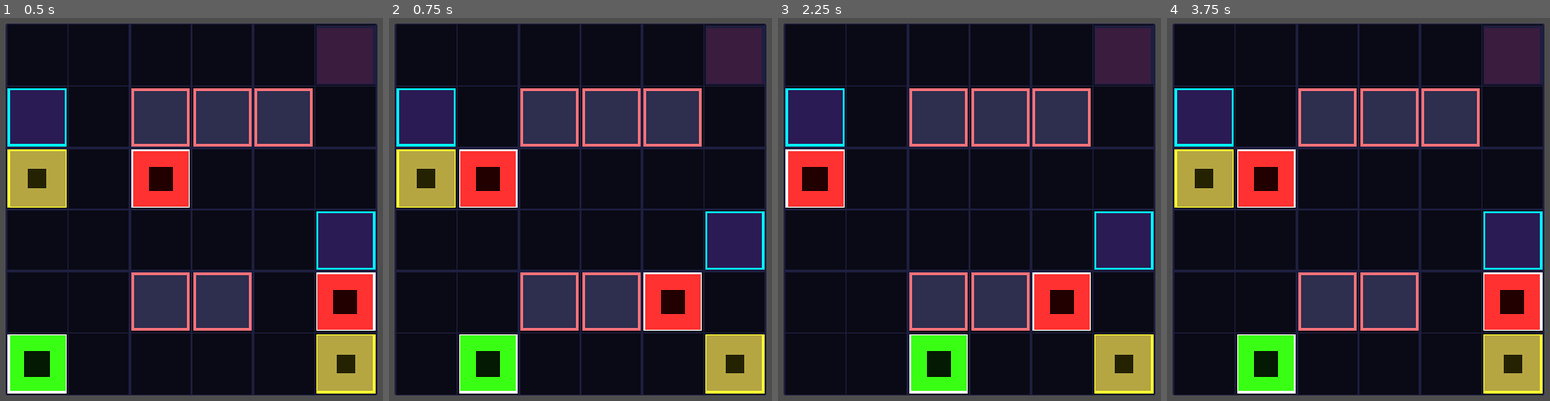
Above: before the commit, frames 1-4 (left to right).
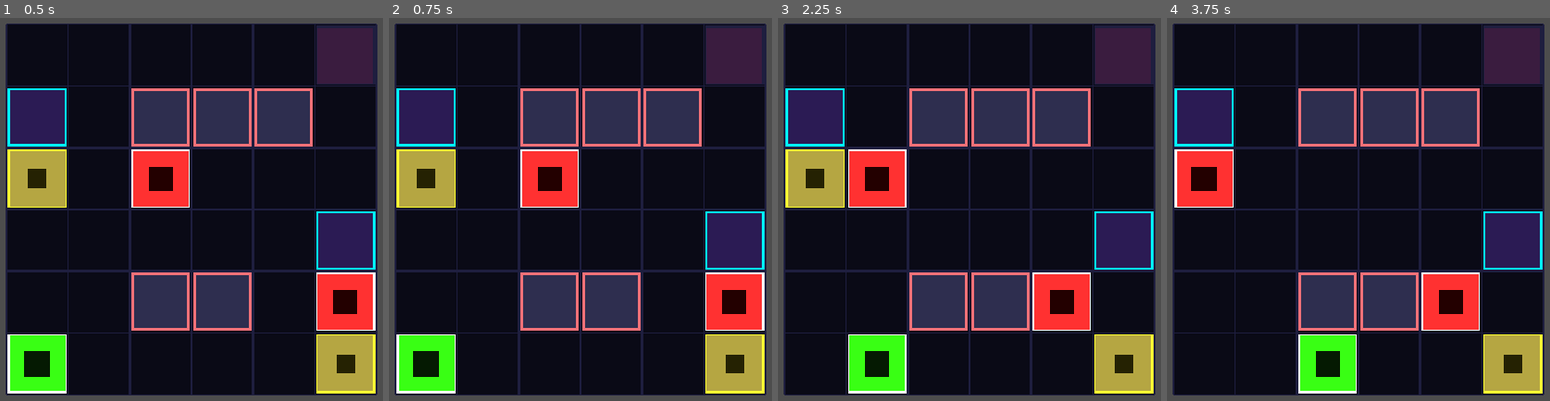
Above: after the commit, the same moments.

Repository: Kartikesh07/grid-walker
Game: Godot game, scene res://main.tscn
The game is run twice, just before and just after one commit, with the same random seed, the same clock (stepped at 60 frames per second) and the same inputs.
Inputs (mouse positions are in pixels of both pictures, inside the frame that each line leads up to):
- Up to frame 1 (0.5 s): no input
- Up to frame 2 (0.75 s): tap Enter at 0.5 s; move the mouse to (672, 171) at 0.52 s; hold Right (ui_right) from 0.53 s (still down); tap Z at 0.6 s; click (672, 171) at 0.67 s
- Up to frame 3 (2.25 s): tap Y at 0.8 s; release Right (ui_right) at 1.25 s; tap Space at 1.25 s; drag from (885, 247) to (950, 358) at 1.27 s; tap Enter at 2 s; move the mouse to (1011, 44) at 2.02 s; hold Right (ui_right) from 2.03 s (still down); tap Z at 2.1 s
- Up to frame 4 (3.75 s): tap Y at 2.3 s; release Right (ui_right) at 2.75 s; tap Space at 2.75 s; drag from (1339, 358) to (1232, 98) at 2.77 s; tap Enter at 3.5 s; move the mouse to (1484, 320) at 3.52 s; hold Left (ui_left) from 3.53 s (still down); tap Z at 3.6 s

Frame 1 is identical in both runs. In frame 2, 13% of the frame differs, in the area x 1-99%, y 34-99%; in frame 3, 8.5%; in frame 4, 13%.

Commit message:
feat: implement HistoryManager for turn-based Undo and Redo operations

Diff:
--- /dev/null
+++ b/src/core/history_manager.gd
@@ -0,0 +1,38 @@
+class_name HistoryManager
+extends RefCounted
+
+var undo_stack: Array = []
+var redo_stack: Array = []
+
+func push_state(state: Dictionary) -> void:
+	# Deep duplicate the state to prevent reference mutations
+	undo_stack.append(state.duplicate(true))
+	redo_stack.clear()
+
+func undo(current_state: Dictionary) -> Dictionary:
+	if not can_undo():
+		return {}
+
+	# Push current state to redo stack
+	redo_stack.append(current_state.duplicate(true))
+	# Pop and return previous state
+	return undo_stack.pop_back()
+
+func redo(current_state: Dictionary) -> Dictionary:
+	if not can_redo():
+		return {}
+
+	# Push current state to undo stack
+	undo_stack.append(current_state.duplicate(true))
+	# Pop and return next state
+	return redo_stack.pop_back()
+
+func clear() -> void:
+	undo_stack.clear()
+	redo_stack.clear()
+
+func can_undo() -> bool:
+	return not undo_stack.is_empty()
+
+func can_redo() -> bool:
+	return not redo_stack.is_empty()
--- a/src/game_manager.gd
+++ b/src/game_manager.gd
@@ -7,10 +7,12 @@
 
 var model: GridModel = null
 var current_level_data: LevelData = null
+var history: HistoryManager = null
 
 func _ready() -> void:
-	# Instantiate GridModel
+	# Instantiate GridModel and HistoryManager
 	model = GridModelClass.new()
+	history = HistoryManager.new()
 
 	# Load level config
 	current_level_data = load("res://level_1.tres") as LevelData
@@ -21,12 +23,45 @@
 	# Initialize visual view
 	level_view.setup(model)
 
-	# Connect view input signal
+	# Connect view input signals
 	level_view.move_requested.connect(_on_move_requested)
+	level_view.undo_requested.connect(_on_undo_requested)
+	level_view.redo_requested.connect(_on_redo_requested)
 
 func _on_move_requested(direction: Vector2i) -> void:
+	# Capture the pre-move state and save it to the history stack
+	var state_before_move = model.serialize_state()
+
 	var report = model.move(direction)
 	if report["success"]:
+		# Push state to history only if the move was successful
+		history.push_state(state_before_move)
 		print("Player moved to: ", model.admin_pos)
 		# Update visuals instantly
 		level_view.snap_to_state(model)
+
+func _on_undo_requested() -> void:
+	if history.can_undo():
+		# Capture current state to push to the redo stack, and retrieve previous state
+		var current_state = model.serialize_state()
+		var previous_state = history.undo(current_state)
+
+		# Apply previous state
+		model.deserialize_state(previous_state)
+		level_view.snap_to_state(model)
+		print("Undo executed. Player back at: ", model.admin_pos)
+	else:
+		print("Undo stack empty.")
+
+func _on_redo_requested() -> void:
+	if history.can_redo():
+		# Capture current state to push to the undo stack, and retrieve next state
+		var current_state = model.serialize_state()
+		var next_state = history.redo(current_state)
+
+		# Apply next state
+		model.deserialize_state(next_state)
+		level_view.snap_to_state(model)
+		print("Redo executed. Player forward at: ", model.admin_pos)
+	else:
+		print("Redo stack empty.")
--- a/src/scenes/level_view.gd
+++ b/src/scenes/level_view.gd
@@ -1,7 +1,9 @@
 extends Node2D
 
-# Signal for player movement request
+# Signals for player actions
 signal move_requested(direction: Vector2i)
+signal undo_requested()
+signal redo_requested()
 
 const TILE_SIZE: float = 80.0
 
@@ -188,8 +190,15 @@
 		draw_line(start, end, COLOR_GRID_LINE, 2.0)
 
 func _unhandled_input(event: InputEvent) -> void:
-	# 1. Keyboard Movement (Arrow Keys & WASD)
+	# 1. Keyboard Movement & History Controls
 	if event is InputEventKey and event.pressed:
+		if event.keycode == KEY_Z:
+			undo_requested.emit()
+			return
+		elif event.keycode == KEY_Y:
+			redo_requested.emit()
+			return
+
 		var dir = Vector2i.ZERO
 		if event.is_action_pressed("ui_up") or event.keycode == KEY_W:
 			dir = Vector2i.UP
